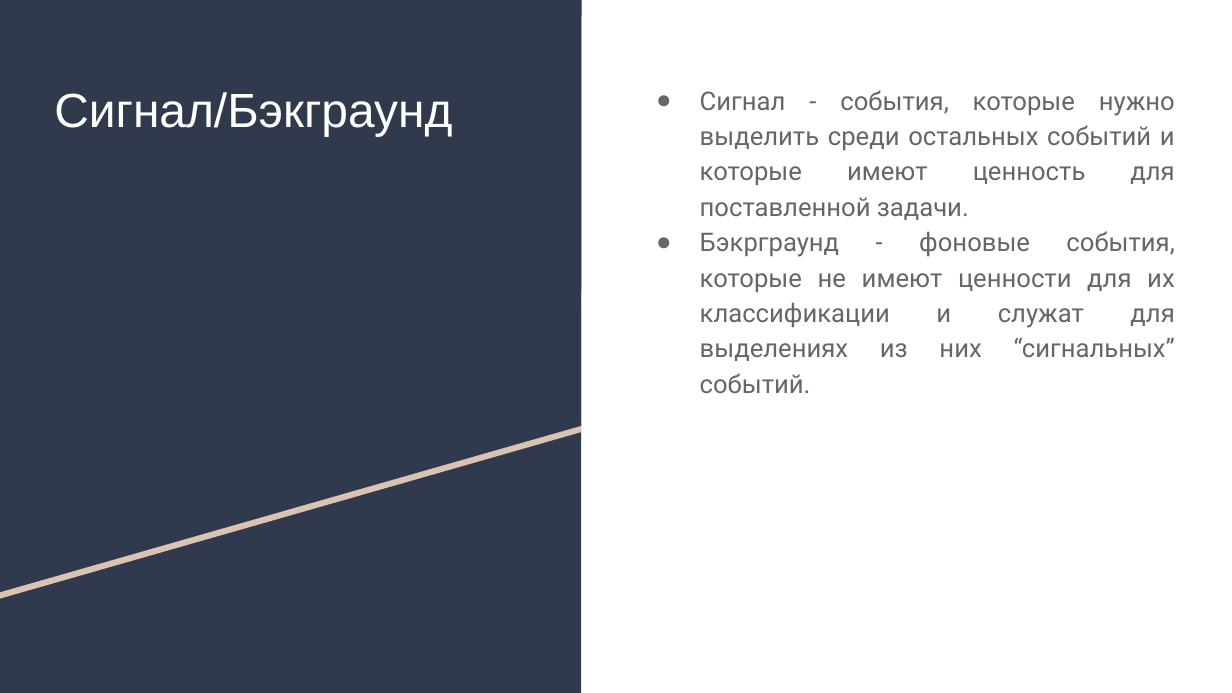
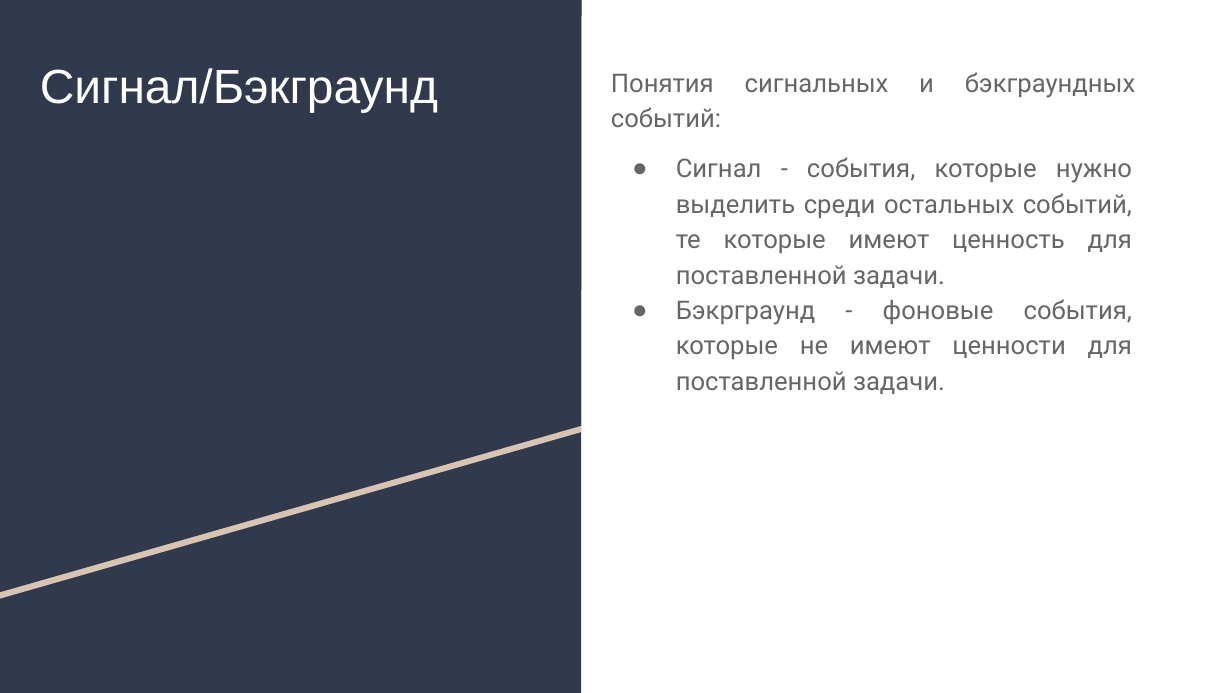
Before and after one commit to AlexanderUzunyan/TestProject, a slide deck: slide 6 of neuro/doc/TMVA.odp (slide 4 before the commit). Drawn at 1232x693 pixels with LibreOffice and Linux fonts; fonts in the diff are those of the drawing. Boxes give left, top, right and bottom in pixels: in the first picture for what was removed or moved away, otherwise in the second. Text is boxed around its words. In the diff, an @@ line names an element or a change of style, - is before the commit and + after.

```diff
--- a/neuro/doc/TMVA.odp
+++ b/neuro/doc/TMVA.odp
@@ title "Сигнал/Бэкграунд": place and size @@
-title "Сигнал/Бэкграунд" at [54,92,452,136]
+title "Сигнал/Бэкграунд" at [40,68,438,112]
@@ text added at [611,72,1136,217], 15 pt, text #666666 @@
+Понятия сигнальных и бэкграундных событий:
@@ text at [676,157,1132,394]: text changed @@
-● Сигнал - события, которые нужно выделить среди остальных событий и которые имеют ценность для поставленной задачи.
-● Бэкрграунд - фоновые события, которые не имеют ценности для их классификации и служат для выделениях из них “сигнальных” событий.
+● Сигнал - события, которые нужно выделить среди остальных событий, те которые имеют ценность для поставленной задачи.
+● Бэкрграунд - фоновые события, которые не имеют ценности для поставленной задачи.
```
Also in this commit, not shown: 4 other slides changed, 5 slides added, 4 slides removed, 1 other file.
